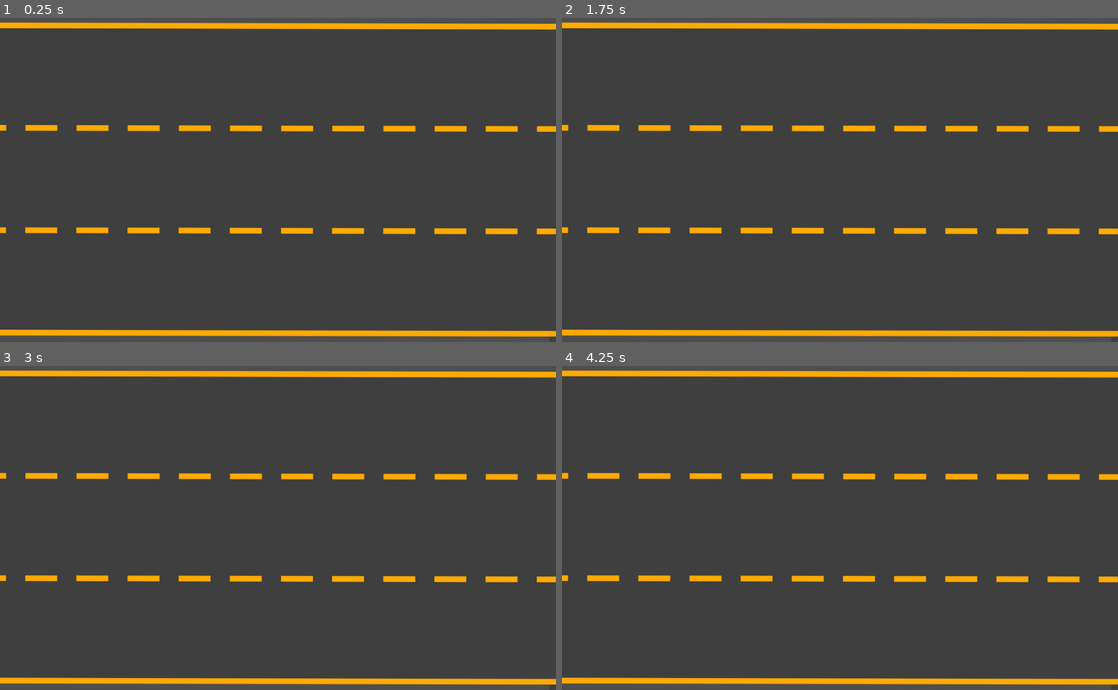
Above: before the commit, frames 1-4 (two rows, left to right).
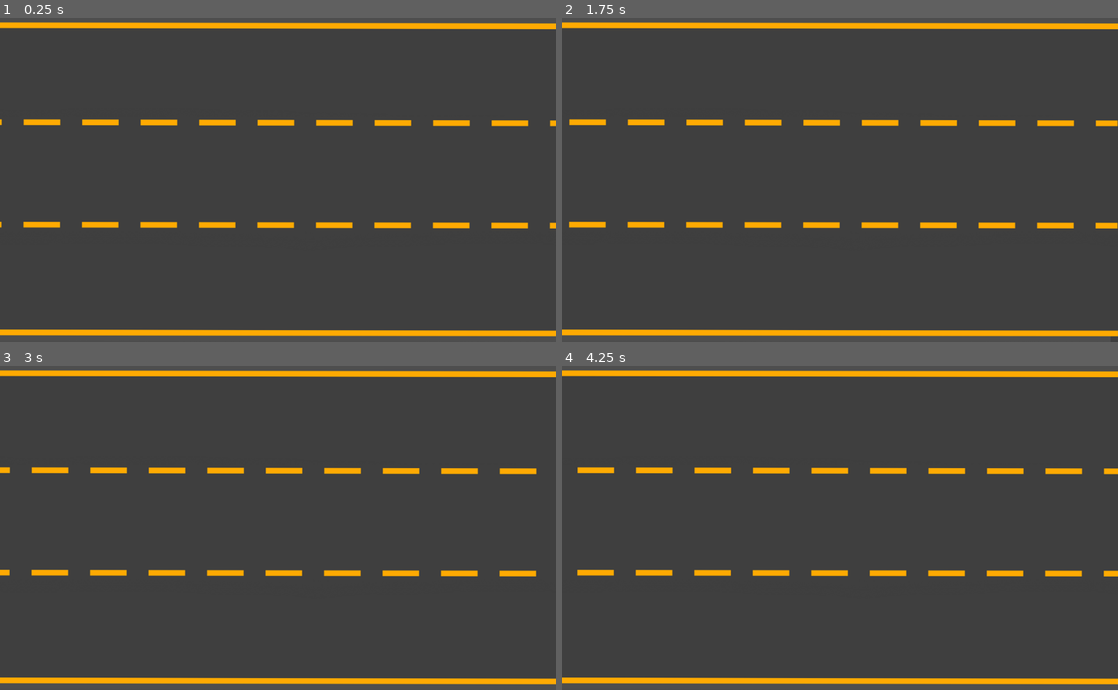
Above: after the commit, the same moments.

Repository: AlvaroTrigueros/Joc_Alex_Toni_Alvaro
Game: Godot game, scene res://Minijocs/Guaita_Objecte/Guaita_objecte.tscn
The game is run twice, just before and just after one commit, with the same random seed, the same clock (stepped at 60 frames per second) and the same inputs. The project has no main scene, so this scene is started directly.
Inputs:
- Up to frame 1 (0.25 s): no input
- Up to frame 2 (1.75 s): no input
- Up to frame 3 (3 s): tap Enter at 2.75 s
- Up to frame 4 (4.25 s): no input

The runs differ from the first frame. In frame 1, 5.8% of the frame differs, in the area x 0-100%, y 1-99%; in frame 2, 5.7%; in frame 3, 5.8%; in frame 4, 5.7%.

Commit message:
Carretera
Animació Carretera

Diff:
--- /dev/null
+++ b/Joc/Minijocs/Guaita_Objecte/Carretera.gd
@@ -0,0 +1,23 @@
+extends AnimatedSprite
+
+
+# Declare member variables here. Examples:
+# var a = 2
+# var b = "text"
+var cont = 0
+
+# Called when the node enters the scene tree for the first time.
+func _ready():
+	pass # Replace with function body.
+
+
+# Called every frame. 'delta' is the elapsed time since the previous frame.
+func _process(delta):
+	if cont <= 10:
+		position.x += 5
+		cont+=1
+	if cont>10 and cont <= 21:
+		position.x -= 5
+		cont+=1
+	if cont > 21:
+		cont = 0
--- a/Joc/Minijocs/Guaita_Objecte/Guaita_objecte.tscn
+++ b/Joc/Minijocs/Guaita_Objecte/Guaita_objecte.tscn
@@ -1,11 +1,12 @@
-[gd_scene load_steps=4 format=2]
+[gd_scene load_steps=5 format=2]
 
 [ext_resource path="res://Minijocs/Guaita_Objecte/Gràfics/carretera2.png" type="Texture" id=1]
 [ext_resource path="res://Minijocs/Guaita_Objecte/Gràfics/carretera1.png" type="Texture" id=2]
+[ext_resource path="res://Minijocs/Guaita_Objecte/Carretera.gd" type="Script" id=3]
 
 [sub_resource type="SpriteFrames" id=1]
 animations = [ {
-"frames": [ ExtResource( 2 ), ExtResource( 1 ) ],
+"frames": [ ExtResource( 1 ), ExtResource( 2 ) ],
 "loop": true,
 "name": "mou_carretera",
 "speed": 5.0
@@ -14,7 +15,8 @@
 [node name="Node2D" type="Node2D"]
 
 [node name="AnimatedSprite" type="AnimatedSprite" parent="."]
-position = Vector2( 512, 300 )
-scale = Vector2( 0.533333, 0.555556 )
+position = Vector2( 438.5, 300 )
+scale = Vector2( 0.609896, 0.555556 )
 frames = SubResource( 1 )
 animation = "mou_carretera"
+script = ExtResource( 3 )
